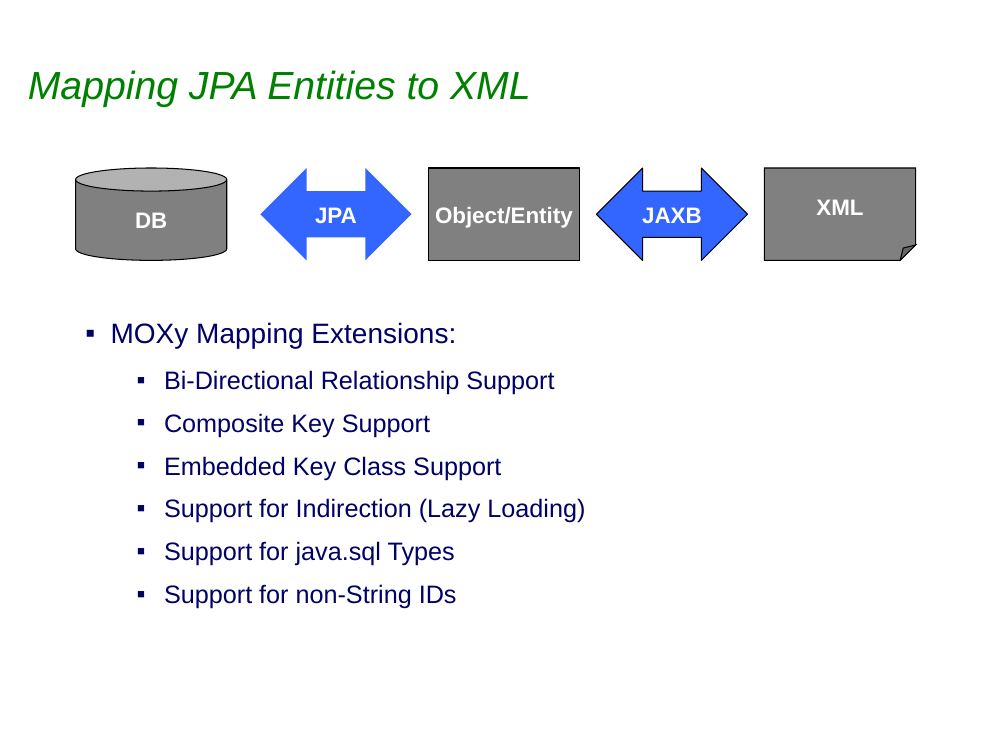
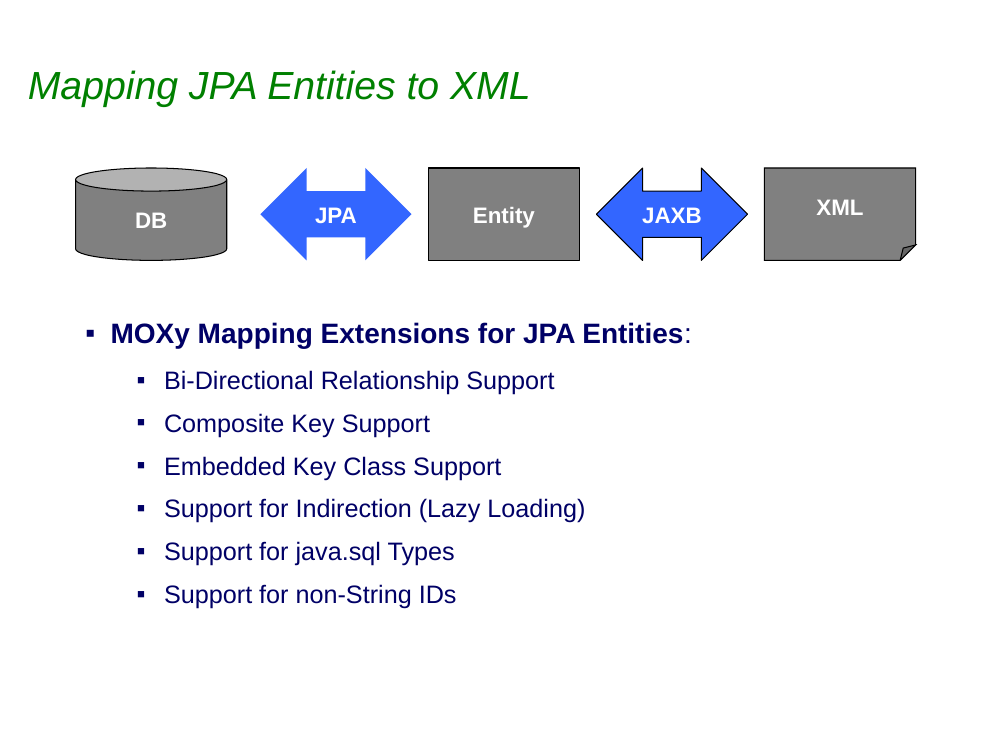
Before and after one commit to sabineheider/incubator, a slide deck: slide 10 of summit-2010/EclipseLink_Project_Overview.ppt (slide 9 before the commit). Drawn at 1008x756 pixels with LibreOffice and Linux fonts; fonts in the diff are those of the drawing; background and template pictures are left out. Boxes give left, top, right and bottom in pixels: in the first picture for what was removed or moved away, otherwise in the second. Text is boxed around its words. In the diff, an @@ line names an element or a change of style, - is before the commit and + after.

Commit message:
Updated MOXy Slides

```diff
--- a/summit-2010/EclipseLink_Project_Overview.ppt
+++ b/summit-2010/EclipseLink_Project_Overview.ppt
@@ text in rectangle at <box>473,207,535,228</box>: text changed @@
-Object/Entity
+Entity
@@ text at <box>111,322,692,348</box>: text changed; bold on @@
-▪ MOXy Mapping Extensions:
+▪ MOXy Mapping Extensions for JPA Entities:
```
Also in this commit, not shown: 1 other slide changed, 1 slide added.
